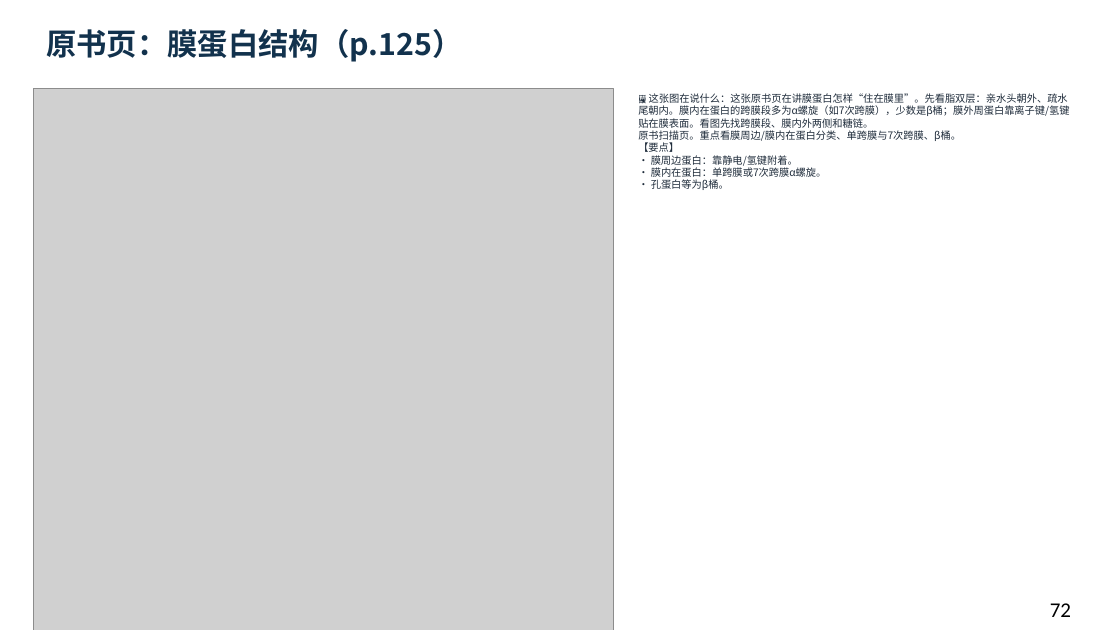
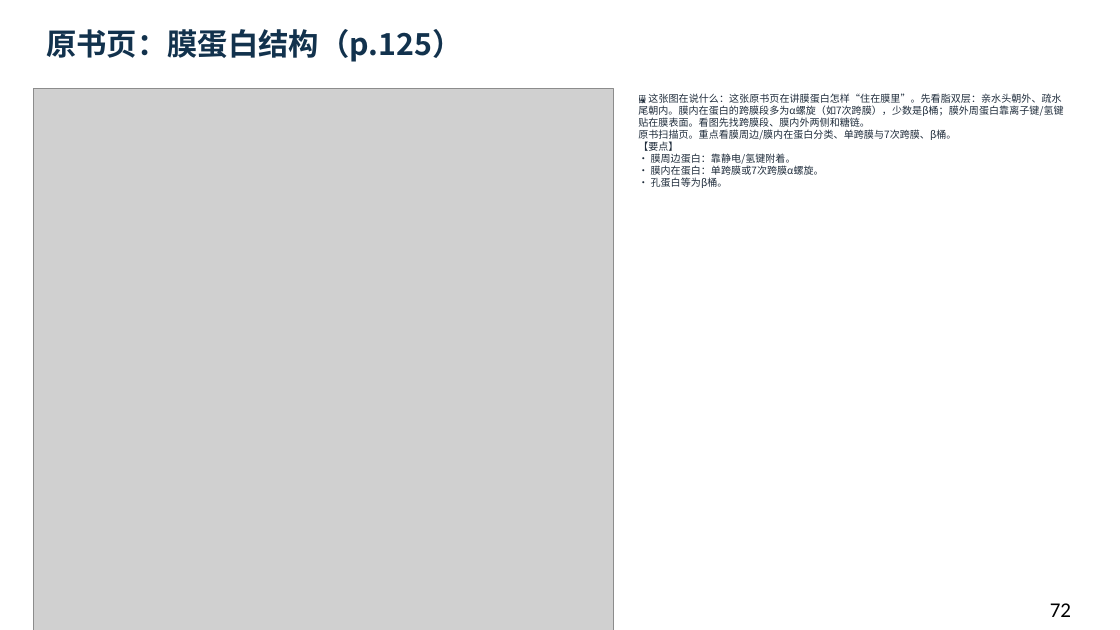
Before and after one commit to newkan-li/Biochemistry, a slide deck: slide 72 of downloads/bc03-ai-style.pptx. Drawn at 1120x630 pixels with LibreOffice and Linux fonts; fonts in the diff are those of the drawing; grey boxes stand for pictures. Boxes give left, top, right and bottom in pixels: in the first picture for what was removed or moved away, otherwise in the second. Text is boxed around its words. In the diff, an @@ line names an element or a change of style, - is before the commit and + after.

```diff
--- a/downloads/bc03-ai-style.pptx
+++ b/downloads/bc03-ai-style.pptx
@@ text "🖼 这张图在说什么：这张原书页在讲膜蛋白怎样“住在膜里”。先看脂双层：亲水头朝外、疏水尾朝内。膜内在蛋白的跨膜段多为α螺 ..." at (638, 93, 1063, 188): size 8.8 to 8.6 pt @@
```
Also in this commit, not shown: 81 other slides changed, 5 other files.
